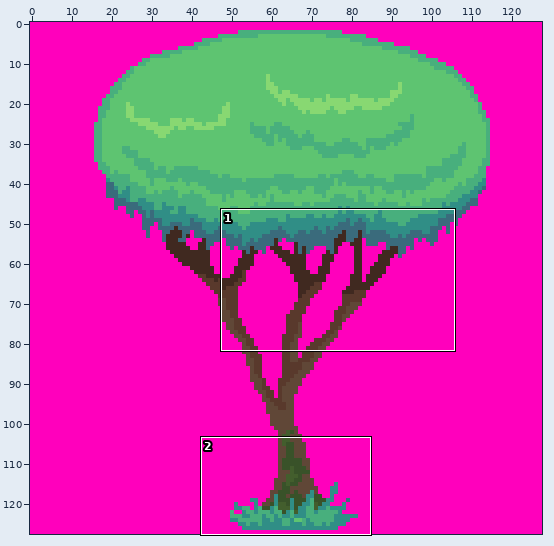
Pixel-art file, stored at Plant/WIP Aseprite/Tall-slim-tree.ase. Above: a wide view before the commit, with the close-up outlined.
Close-up. Old version:
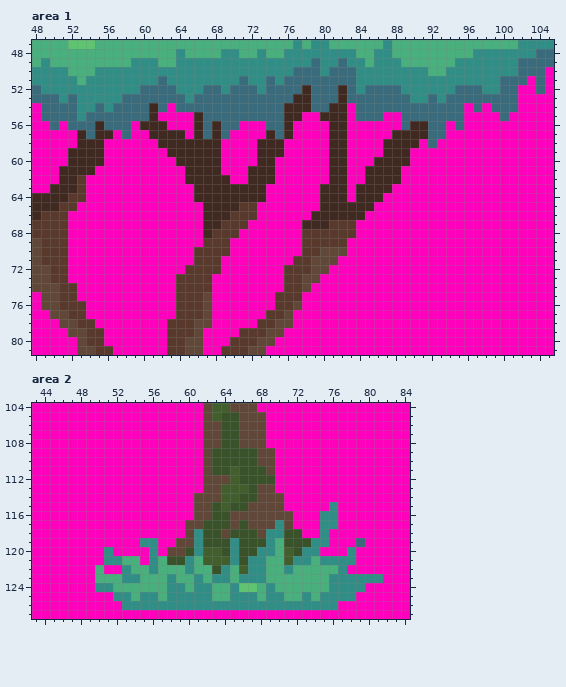
128x128 pixels, 1 frame. Shown: area 1: x 48..105, y 47..81; area 2: x 43..84, y 104..127.
Now the later version:
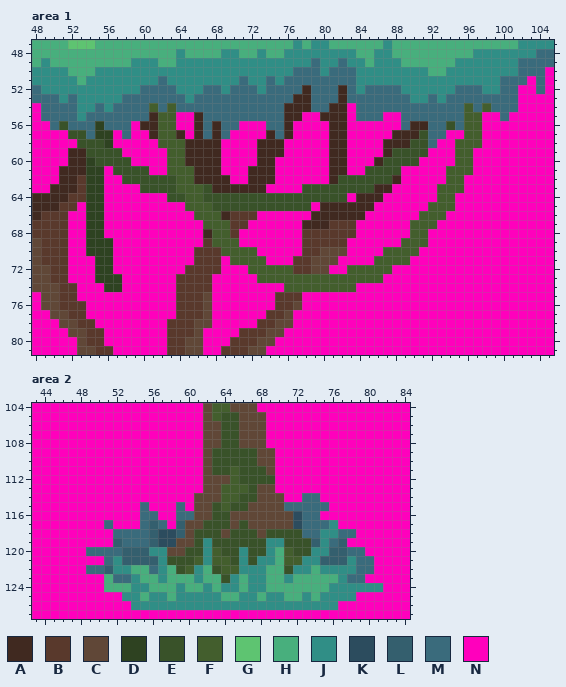
Palette (. is transparent): A #402920  B #59392c  C #604737  D #2e4221  E #395229  F #435e2d  G #5ec471  H #48af7d  J #308e86  K #2c4c5e  L #345f6e  M #3a6b7c  N #ff00bc
Edits made:
layer "AxonomGrass" added
layer "LianaHang" added
layer "LianaCircIn" added
layer "LianaCircOut" added
Area 1, layers "LianaCircOut", "LianaCircIn", "LianaHang":
y 54: x 61 A -> F; x 63 N -> F; x 96 N -> F; x 98 N -> F
y 55: x 62..63 NN -> FF; x 96..97 NN -> FF
y 56: x 51 N -> E; x 55 A -> D; x 62..63 AN -> FF; x 94 N -> E; x 96..97 NN -> FF
y 57: x 52..53 NA -> EE; x 55..56 AA -> DD; x 62..63 AA -> FF; x 91 A -> E; x 96..97 NN -> FF
y 58: x 53..56 AAAN -> EEED; x 62..64 AAA -> FFF; x 90..91 AN -> EE; x 95..97 NNN -> FFF
y 59: x 54..57 AANN -> EEEE; x 63..64 AA -> FF; x 88..91 AANN -> EEEE; x 95..96 NN -> FF
y 60: x 54..58 AANNN -> DEEEE; x 63..64 NA -> FF; x 87..90 AAAN -> EEEE; x 95..96 NN -> FF
y 61: x 54..55 AN -> DD; x 57..60 NNNN -> EEEE; x 63..65 NNA -> FFF; x 85..88 AAAA -> EEEE; x 94..96 NNN -> FFF
y 62: x 54..55 NN -> DD; x 58..65 NNNNNNNA -> EEEEEEFF; x 82..87 ANNAAA -> EEEEEE; x 94..95 NN -> FF
y 63: x 54..55 NN -> DD; x 60..67 NNNNNNAA -> EEEEFFFE; x 78..85 NNAAANAA -> EEEEEEEE; x 93..95 NNN -> FFF
y 64: x 54..55 NN -> DD; x 63..82 NNNAAAAAAAANNNNNNAAA -> EEFFEEEEEEEEEEEEEEEE; x 93..94 NN -> FF
y 65: x 54..55 NN -> DD; x 65..78 NNAAAABBNNNNNN -> FFFEEEEEEEEEEE; x 92..94 NNN -> FFF
y 66: x 54..55 NN -> DD; x 66..68 NAA -> FFF; x 91..93 NNN -> FFF
y 67: x 54..55 NN -> DD; x 67..69 AAB -> FFF; x 90..92 NNN -> FFF
y 68: x 54..55 NN -> DD; x 68..69 BB -> FF; x 90..91 NN -> FF
y 69: x 54..56 NNN -> DDD; x 68..70 BBN -> FFF; x 89..91 NNN -> FFF
y 70: x 54..56 NNN -> DDD; x 69..72 BNNN -> FFFF; x 87..90 NNNN -> FFFF
y 71: x 55..56 NN -> DD; x 70..73 NNNN -> FFFF; x 86..89 NNNN -> FFFF
y 72: x 55..56 NN -> DD; x 72..76 NNNNB -> FFFFF; x 83..87 NNNNN -> FFFFF
y 73: x 55..57 NNN -> DDD; x 73..86 NNNBBCCNNNNNNN -> FFFFFFFFFFFFFF
y 74: x 56..57 NN -> DD; x 76..83 BBCNNNNN -> FFFFFFFF
Area 2, layers "Grass", "AxonomGrass":
y 114: x 73..74 NN -> MM
y 115: x 55 N -> M; x 59 N -> M; x 71..76 NNNNNJ -> MMMMMN
y 116: x 55..56 NN -> MM; x 59..60 NN -> MM; x 72..76 NNNJJ -> KMMNN
y 117: x 51 N -> M; x 55..57 NNN -> MLM; x 59 N -> L; x 70 J -> C; x 72..75 NNNJ -> KMMM
y 118: x 52..59 NNNNNNNN -> MMMMLKKL; x 61 J -> E; x 69..70 JJ -> EE; x 73..74 NN -> MM; x 76..78 NNN -> JMM
y 119: x 52..58 NNNJJNN -> LMMMLKK; x 61..62 JE -> EJ; x 65 J -> E; x 70 H -> J; x 74 J -> L; x 76..77 NN -> ML; x 79 M -> N
y 120: x 49..55 NNJNNNN -> MMMMLLL; x 57 N -> J; x 61..62 JF -> EJ; x 65..66 JE -> EJ; x 68 J -> E; x 73 J -> E; x 75..79 NNNJN -> JLLMM
y 121: x 51 J -> M; x 53..57 HHNJH -> LLLLJ; x 60..62 JHF -> EFJ; x 65..67 JEJ -> EJE; x 69 H -> J; x 72 J -> F; x 74..77 HJJJ -> JLLL; x 79..80 NN -> MM
y 122: x 49..52 NHNN -> MMLJ; x 56..57 JH -> MJ; x 59..61 HJH -> EFJ; x 64..66 JHF -> FFJ; x 71..73 JHH -> EJJ; x 75..76 HH -> JJ; x 78..80 NNN -> JMM
y 123: x 50 H -> N; x 52..53 HJ -> MM; x 57..58 HJ -> JH; x 63..66 JJHJ -> HEJH; x 71 H -> J; x 76 J -> H; x 78..81 JJJJ -> MMNN
y 124: x 50..51 JJ -> NH; x 54..55 HH -> JJ; x 58 J -> H; x 61 J -> H; x 64 H -> J; x 66..69 GGHJ -> HJJH; x 80..81 NN -> JJ
y 125: x 52 J -> N; x 54..55 HJ -> JH; x 57..58 HJ -> JH; x 63 H -> J; x 65 J -> H
y 126: x 53 J -> N
Pixel boxes of the changes (left, top, right, bottom) in both close-ups:
changed: (59, 103, 491, 292)
changed: (86, 493, 383, 610)
